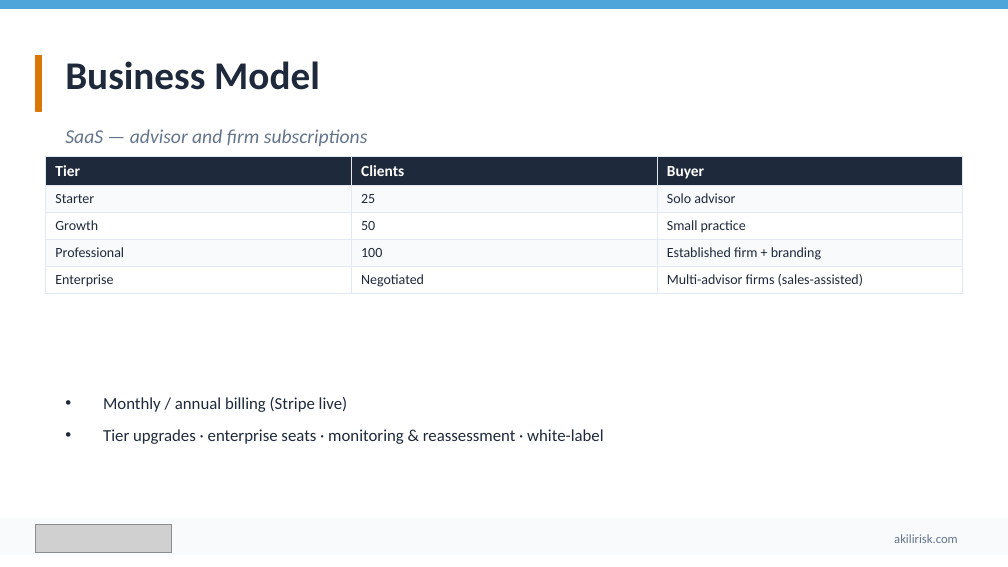
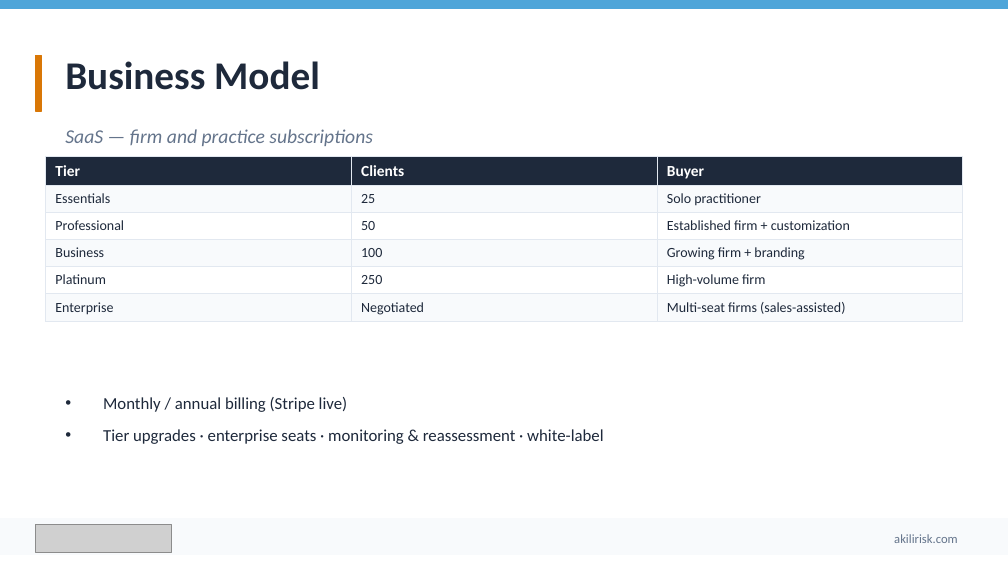
Before and after one commit to ebillyweb/AKILIRisk, a slide deck: slide 10 of docs/pitch-decks/Akili-Investor-Deck.pptx. Drawn at 1008x567 pixels with LibreOffice and Linux fonts; fonts in the diff are those of the drawing; grey boxes stand for pictures. Boxes give left, top, right and bottom in pixels: in the first picture for what was removed or moved away, otherwise in the second. Text is boxed around its words. In the diff, an @@ line names an element or a change of style, - is before the commit and + after.

Commit message:
refactor: update pitch deck content and positioning for professional firms
- Revised the pitch deck to emphasize AKILI as a governance intelligence platform for affluent families and the professional firms that serve them, rather than solely for wealth advisors.
- Updated key messaging across multiple slides to reflect a unified approach to family governance, highlighting the collaborative role of various professionals (CPAs, estate attorneys, etc.) in managing family risk.
- Enhanced descriptions of the product's features and benefits to align with the new positioning, ensuring clarity on the platform's value proposition for both families and professional firms.
- Adjusted the business model and market segmentation to better represent the diverse professional audience and their specific needs.
- Made corresponding updates to related documentation and outreach templates to maintain consistency in messaging.

```diff
--- a/docs/pitch-decks/Akili-Investor-Deck.pptx
+++ b/docs/pitch-decks/Akili-Investor-Deck.pptx
@@ text at (x1=65, y1=129, x2=372, y2=146): text changed @@
-SaaS — advisor and firm subscriptions
+SaaS — firm and practice subscriptions
@@ table at (x1=45, y1=156, x2=962, y2=319) @@
-row 2: Starter | 25 | Solo advisor
-row 3: Growth | 50 | Small practice
-row 4: Professional | 100 | Established firm + branding
-row 5: Enterprise | Negotiated | Multi-advisor firms (sales-assisted)
+row 2: Essentials | 25 | Solo practitioner
+row 3: Professional | 50 | Established firm + customization
+row 4: Business | 100 | Growing firm + branding
+row 5: Platinum | 250 | High-volume firm
+row 6: Enterprise | Negotiated | Multi-seat firms (sales-assisted)
```
Also in this commit, not shown: 11 other slides changed, 19 other files.
